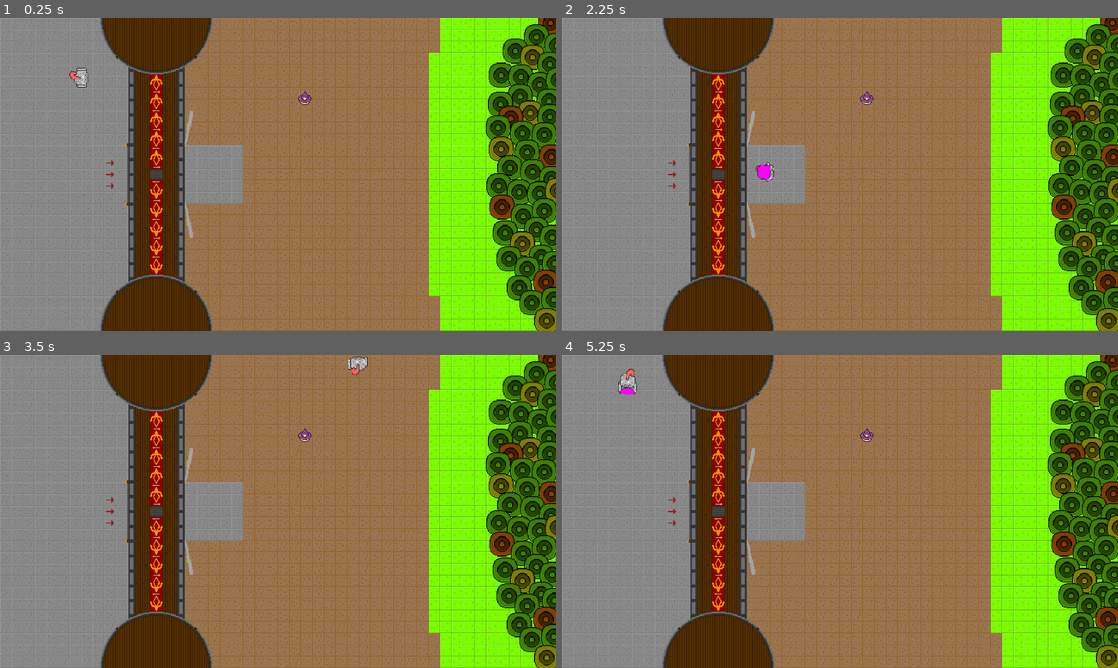
Above: before the commit, frames 1-4 (two rows, left to right).
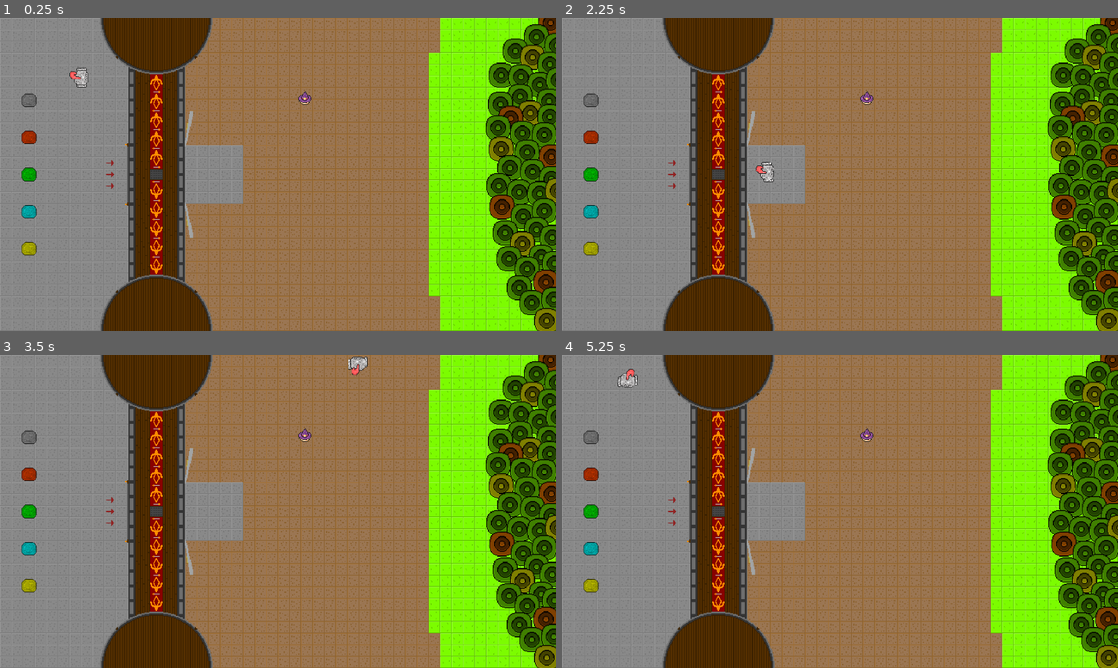
Above: after the commit, the same moments.

Repository: Nauviax/boulder-world
Game: Godot game, scene res://main_scene/main_scene.tscn
Two runs of this game, one before a commit and one after it. Both use one fixed random seed, a clock stepped at 60 frames per second and the inputs below.
Inputs:
- Up to frame 1 (0.25 s): no input
- Up to frame 2 (2.25 s): tap Enter at 0.5, 2 s; hold D (move_right) 0.53-1.28 s; hold Space (interact) 0.53-1.28 s; hold S (move_down) 1.28-2.03 s; tap Space (interact) at 1.35 s; hold D (move_right) from 2.03 s (still down); hold Space (interact) from 2.03 s (still down); tap F at 2.1 s
- Up to frame 3 (3.5 s): release D (move_right) at 2.78 s; release Space (interact) at 2.78 s; hold W (move_up) from 2.78 s (still down); tap Space (interact) at 2.85 s
- Up to frame 4 (5.25 s): release W (move_up) at 3.53 s; hold Space (interact) 3.53-4.28 s; hold A (move_left) 3.53-5.03 s; tap F at 4.35 s; tap Space (interact) at 4.55 s; hold S (move_down) from 5.03 s (still down); hold Space (interact) from 5.03 s (still down)

The runs differ from the first frame. In frame 1, 0.5% of the frame differs, in the area x 3-7%, y 24-76%; in frame 2, 0.6%, in the area x 3-39%, y 24-76%; in frame 3, 0.5%; in frame 4, 0.6%.

Commit message:
Added boulders that you can pick up

Diff:
--- a/entity/enemy/enemy.tscn
+++ b/entity/enemy/enemy.tscn
@@ -6,6 +6,8 @@
 radius = 23.0
 
 [node name="Enemy" type="CharacterBody2D" unique_id=1315167089]
+collision_layer = 8
+collision_mask = 30
 
 [node name="CollisionShape2D" type="CollisionShape2D" parent="." unique_id=1867915934]
 shape = SubResource("CircleShape2D_pshc1")
--- /dev/null
+++ b/entity/interactable/boulder/boulder.gd
@@ -0,0 +1,33 @@
+extends Interactable # StaticBody2D
+class_name Boulder
+
+# Type of boulder, determines color and landing effects
+enum Type { BASIC, RED, GREEN, BLUE, YELLOW }
+var _type: Type = Type.BASIC
+
+@export var type: Type:
+	get:
+		return _type
+	set(value):
+		_type = value
+		if is_node_ready():
+			update_type()
+
+@onready var body: Node2D = $Body
+@onready var sprite: Sprite2D = body.get_node("Sprite2D")
+
+func _ready() -> void:
+	update_type()
+
+func update_type() -> void:
+	match _type:
+		Type.BASIC:
+			sprite.modulate = Color.DARK_GRAY
+		Type.RED:
+			sprite.modulate = Color.ORANGE_RED
+		Type.GREEN:
+			sprite.modulate = Color.GREEN
+		Type.BLUE:
+			sprite.modulate = Color.AQUA
+		Type.YELLOW:
+			sprite.modulate = Color.YELLOW
--- /dev/null
+++ b/entity/interactable/boulder/boulder.tscn
@@ -0,0 +1,20 @@
+[gd_scene format=3 uid="uid://ckc6x62sbj681"]
+
+[ext_resource type="Script" uid="uid://cdteqrwtjeeof" path="res://entity/interactable/boulder/boulder.gd" id="1_8fnyb"]
+[ext_resource type="Texture2D" uid="uid://m8ohtw86up7x" path="res://resources/entity/Boulder.png" id="1_p0i7d"]
+
+[sub_resource type="CircleShape2D" id="CircleShape2D_g4v7s"]
+radius = 16.0
+
+[node name="Boulder" type="StaticBody2D" unique_id=458417574]
+collision_layer = 16
+collision_mask = 0
+script = ExtResource("1_8fnyb")
+
+[node name="CollisionShape2D" type="CollisionShape2D" parent="." unique_id=1570676248]
+shape = SubResource("CircleShape2D_g4v7s")
+
+[node name="Body" type="Node2D" parent="." unique_id=1729951117]
+
+[node name="Sprite2D" type="Sprite2D" parent="Body" unique_id=1043292461]
+texture = ExtResource("1_p0i7d")
--- /dev/null
+++ b/entity/interactable/interactable.gd
@@ -0,0 +1,20 @@
+extends StaticBody2D
+class_name Interactable
+
+@onready var level_scene := get_parent() # Only used to re-parent to level
+@onready var collision: CollisionShape2D = $CollisionShape2D
+@onready var init_collision_layer = collision_layer
+
+var is_held := false
+
+func pickup(holder: Node2D, offset: Vector2 = Vector2.ZERO) -> void:
+	is_held = true
+	collision_layer = 0 # Disable collision when being held (instantly, not deferred)
+	reparent(holder, false)
+	position = offset # Centre on holder
+
+func drop(drop_position: Vector2) -> void:
+	is_held = false
+	collision_layer = init_collision_layer # Restore collision
+	reparent(level_scene, false)
+	position = drop_position # Theoretically, position == global_position here
--- a/entity/player/player.gd
+++ b/entity/player/player.gd
@@ -1,8 +1,11 @@
 extends CharacterBody2D
 class_name Player
 
-@onready var body: Node2D = $Body # Node that holds sprites
+@onready var body: Node2D = $Body # Anything that rotates with the character
 @onready var animation: AnimatedSprite2D = body.get_node("AnimatedSprite2D")
+@onready var interaction: Area2D = body.get_node("InteractionArea")
+@onready var holdingNode: Node2D = body.get_node("HoldingNode")
+@onready var pickupNode: Node2D = holdingNode.get_node("PickupOffset")
 
 # Variable constants for player movement
 const max_speed = 1024 # Max speed assuming no friction.
@@ -11,10 +14,14 @@
 
 # Player state
 var fastmode := false # !!! TEMP, controls "prepare" movement
-var holding := false # True if holding an item
+var heldItem: Interactable = null
+
+# Connect internal signals
+func _ready() -> void:
+	animation.frame_changed.connect(_on_animation_frame_changed)
 
 # Player movement
-func _physics_process(delta: float) -> void:
+func _physics_process(_delta: float) -> void:
 	# Keyboard input
 	var input_dir: Vector2 = Vector2.ZERO
 	if Input.is_action_pressed("move_up"):
@@ -31,14 +38,14 @@
 
 	# Apply friction to current velocity (Regardless of input)
 	velocity = lerp(velocity, Vector2.ZERO, friction)
-	# Lerp towards input direction
+	# Lerp towards input direction, and face that direction
 	if input_dir != Vector2.ZERO:
 		velocity = lerp(velocity, input_dir.normalized() * max_speed * speed_mult, acceleration)
+		body.rotation = velocity.angle() # Only rotate if movement input exists
 
-	# Update sprite direction and animation based on velocity, input, and player state.
-	body.rotation = velocity.angle()
+	# Update animation based on player state
 	animation.speed_scale = speed_mult
-	if holding or (animation.animation == "drop" and animation.is_playing()):
+	if heldItem or (animation.animation == "drop" and animation.is_playing()):
 		pass # Do not animate walking while holding an item (Or still dropping it)
 	else:
 		if input_dir == Vector2.ZERO:
@@ -54,12 +61,34 @@
 # Player input controls (non-movement)
 func _input(event: InputEvent) -> void:
 	if event.is_action_pressed("interact"): # Space
-		holding = !holding
-		if holding:
-			animation.play("hold")
+		if heldItem:
+			drop()
 		else:
-			animation.play("drop")
+			# Check for items in reach
+			var bodies: Array = interaction.get_overlapping_bodies()
+			if bodies.size() > 0:
+				pickup(bodies[0]) # May not be closest. (This is fine)
 
 	elif event is InputEventKey and event.pressed and not event.echo:
 		if event.keycode == KEY_F:
 			fastmode = !fastmode # !!! THIS IS TEMPORARY
+
+# Pick up an item
+func pickup(item: Interactable):
+	if !heldItem:
+		heldItem = item
+		animation.play("hold")
+		heldItem.pickup(holdingNode, pickupNode.position)
+
+# Drop current item
+func drop():
+	if heldItem:
+		animation.play("drop")
+		heldItem.drop(pickupNode.global_position)
+		heldItem = null
+
+# Handle specific effects based on animation frames
+func _on_animation_frame_changed() -> void:
+	if animation.animation == "hold" and animation.frame == 1:
+		if heldItem:
+			heldItem.position = Vector2.ZERO # Center held item at end of animation
--- a/entity/player/player.tscn
+++ b/entity/player/player.tscn
@@ -6,7 +6,12 @@
 [sub_resource type="CircleShape2D" id="CircleShape2D_8vdsg"]
 radius = 26.0
 
+[sub_resource type="RectangleShape2D" id="RectangleShape2D_yf5fn"]
+size = Vector2(80, 80)
+
 [node name="Player" type="CharacterBody2D" unique_id=1315167089]
+collision_layer = 4
+collision_mask = 26
 script = ExtResource("1_e6ar1")
 
 [node name="CollisionShape2D" type="CollisionShape2D" parent="." unique_id=1867915934]
@@ -17,5 +22,20 @@
 [node name="AnimatedSprite2D" type="AnimatedSprite2D" parent="Body" unique_id=1372141858]
 rotation = -1.5707964
 sprite_frames = ExtResource("1_nqnt1")
-animation = &"idle"
-frame_progress = 0.23615082
+animation = &"hold"
+
+[node name="HoldingNode" type="Node2D" parent="Body" unique_id=534170246]
+z_index = 1
+position = Vector2(-15, 0)
+rotation = -1.5707964
+
+[node name="PickupOffset" type="Node2D" parent="Body/HoldingNode" unique_id=470069787]
+position = Vector2(0, 60)
+
+[node name="InteractionArea" type="Area2D" parent="Body" unique_id=958128988]
+collision_layer = 0
+collision_mask = 16
+
+[node name="CollisionShape2D" type="CollisionShape2D" parent="Body/InteractionArea" unique_id=528384479]
+position = Vector2(55, 0)
+shape = SubResource("RectangleShape2D_yf5fn")
--- a/main_scene/main_scene.gd
+++ b/main_scene/main_scene.gd
@@ -1 +1,24 @@
 extends Node2D
+
+@export var boulder_scene: PackedScene
+
+func _ready() -> void:
+	# Testing boulders, this is temporary code. (!!!)
+	var center := Vector2(100, 540)
+	var spacing := 128.0
+
+	var types := [
+		Boulder.Type.BASIC,
+		Boulder.Type.RED,
+		Boulder.Type.GREEN,
+		Boulder.Type.BLUE,
+		Boulder.Type.YELLOW,
+	]
+
+	var start_y := center.y - ((types.size() - 1) * spacing) * 0.5
+
+	for ii in types.size():
+		var boulder := boulder_scene.instantiate() as Boulder
+		boulder.type = types[ii]
+		boulder.position = Vector2(center.x, start_y + ii * spacing)
+		add_child(boulder)
--- a/main_scene/main_scene.tscn
+++ b/main_scene/main_scene.tscn
@@ -1,6 +1,7 @@
 [gd_scene format=4 uid="uid://dpqdp2tqs3dt6"]
 
 [ext_resource type="Script" uid="uid://6kvideo6lw65" path="res://main_scene/main_scene.gd" id="1_angbg"]
+[ext_resource type="PackedScene" uid="uid://ckc6x62sbj681" path="res://entity/interactable/boulder/boulder.tscn" id="2_7ydga"]
 [ext_resource type="PackedScene" uid="uid://2nihqajv4pmu" path="res://entity/player/player.tscn" id="2_n0j53"]
 [ext_resource type="PackedScene" uid="uid://f568a0wdiaqb" path="res://entity/enemy/enemy.tscn" id="3_olt6v"]
 [ext_resource type="TileSet" uid="uid://x5ico26dg14" path="res://resources/tiles/tile_set.tres" id="4_bfjm1"]
@@ -15,6 +16,7 @@
 
 [node name="MainScene" type="Node2D" unique_id=1388666685]
 script = ExtResource("1_angbg")
+boulder_scene = ExtResource("2_7ydga")
 
 [node name="Player" parent="." unique_id=1315167089 instance=ExtResource("2_n0j53")]
 z_index = 15
@@ -44,24 +46,32 @@
 
 [node name="Top" type="StaticBody2D" parent="Borders" unique_id=783617935]
 position = Vector2(960, -20)
+collision_layer = 2
+collision_mask = 0
 
 [node name="CollisionShape2D" type="CollisionShape2D" parent="Borders/Top" unique_id=337824155]
 shape = SubResource("RectangleShape2D_g4v7s")
 
 [node name="Bottom" type="StaticBody2D" parent="Borders" unique_id=2101076412]
 position = Vector2(960, 1100)
+collision_layer = 2
+collision_mask = 0
 
 [node name="CollisionShape2D" type="CollisionShape2D" parent="Borders/Bottom" unique_id=1475135949]
 shape = SubResource("RectangleShape2D_g4v7s")
 
 [node name="Left" type="StaticBody2D" parent="Borders" unique_id=1780140293]
 position = Vector2(-20, 540)
+collision_layer = 2
+collision_mask = 0
 
 [node name="CollisionShape2D" type="CollisionShape2D" parent="Borders/Left" unique_id=1112222266]
 shape = SubResource("RectangleShape2D_bfjm1")
 
 [node name="Right" type="StaticBody2D" parent="Borders" unique_id=1428869276]
 position = Vector2(1940, 540)
+collision_layer = 2
+collision_mask = 0
 
 [node name="CollisionShape2D" type="CollisionShape2D" parent="Borders/Right" unique_id=364024249]
 shape = SubResource("RectangleShape2D_bfjm1")
--- a/project.godot
+++ b/project.godot
@@ -56,6 +56,14 @@
 ]
 }
 
+[layer_names]
+
+2d_physics/layer_1="Default (Unused)"
+2d_physics/layer_2="World"
+2d_physics/layer_3="Player"
+2d_physics/layer_4="Enemy"
+2d_physics/layer_5="Holdable"
+
 [physics]
 
 3d/physics_engine="Jolt Physics"
Not shown, added: entity/interactable/boulder/boulder.gd.uid
Not shown, added: entity/interactable/interactable.gd.uid
Binary file added: resources/entity/Boulder.png
Not shown, added: resources/entity/Boulder.png.import
